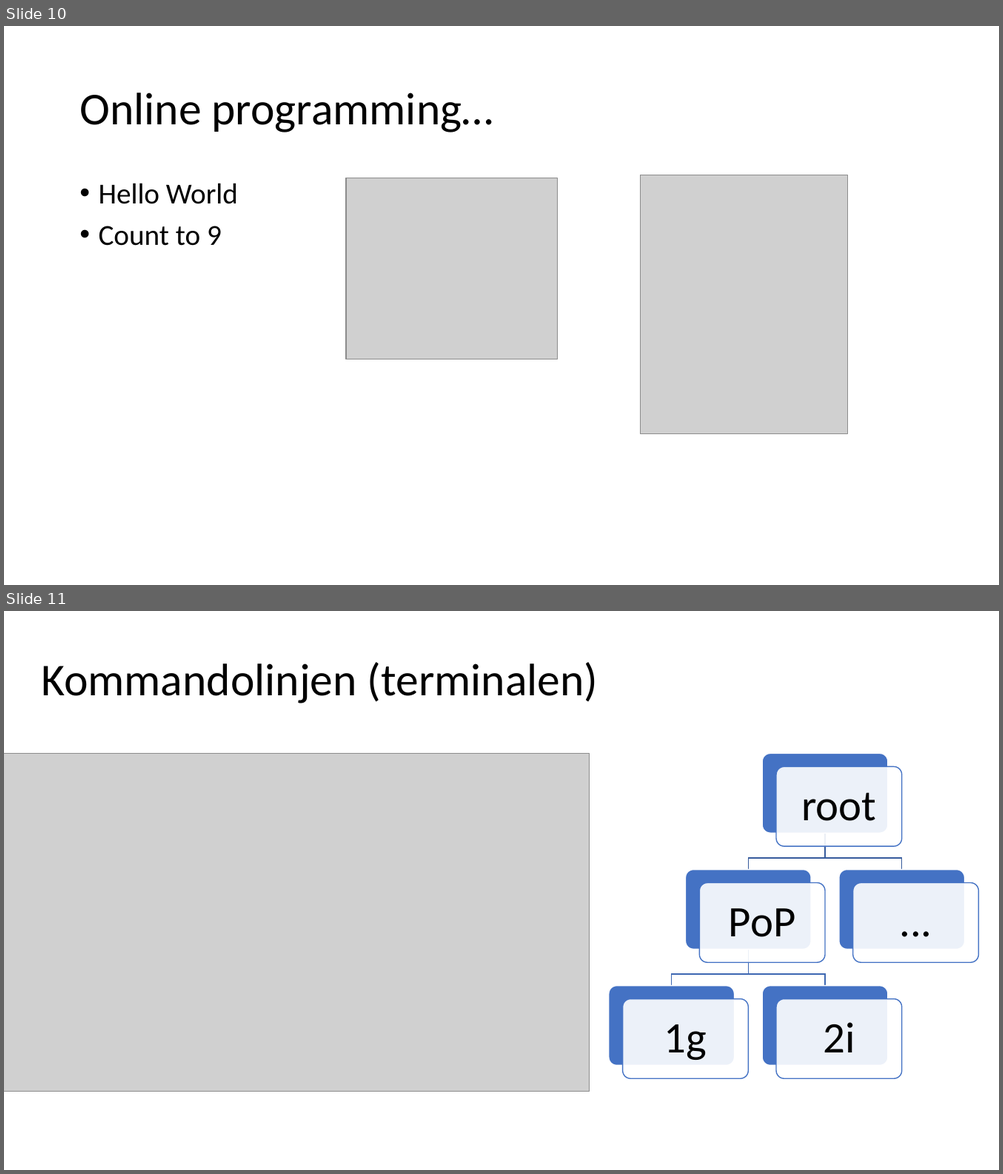
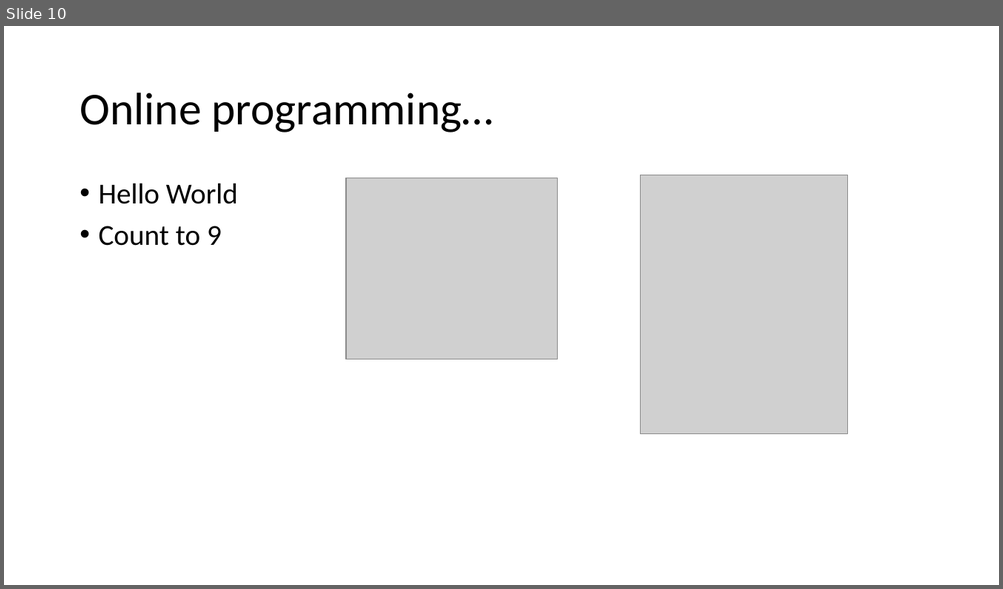
Before and after one commit to fisterloegsovs/pop22, a slide deck: lectures/1.1Welcome/lecture.pptx. Shown one above the other, each under a label of ours: slides 10 and 11 before the commit, slide 10 after it. The pictures are 1003x1174 and 1003x589 pixels, drawn with LibreOffice and Linux fonts; fonts in the diff are those of the drawing; grey boxes stand for pictures. Boxes give left, top, right and bottom in pixels: in the first picture for what was removed or moved away, otherwise in the second. Text is boxed around its words. In the diff, an @@ line names an element or a change of style, - is before the commit and + after.

```diff
--- a/lectures/1.1Welcome/lecture.pptx
+++ b/lectures/1.1Welcome/lecture.pptx
@@ slide 11 removed at [4, 611, 999, 1170], background #FFFFFF @@
@@ text removed at [41, 662, 598, 703] @@
-Kommandolinjen (terminalen)
@@ picture removed at [4, 754, 589, 1092] @@
@@ group removed at [609, 754, 979, 1079]: 10 rounded rectangles, 5 texts, 4 freeform shapes @@
-root
-PoP
-1g
-2i
-...
```
Also in this commit, not shown: 1 other slide removed, 27 other files.
